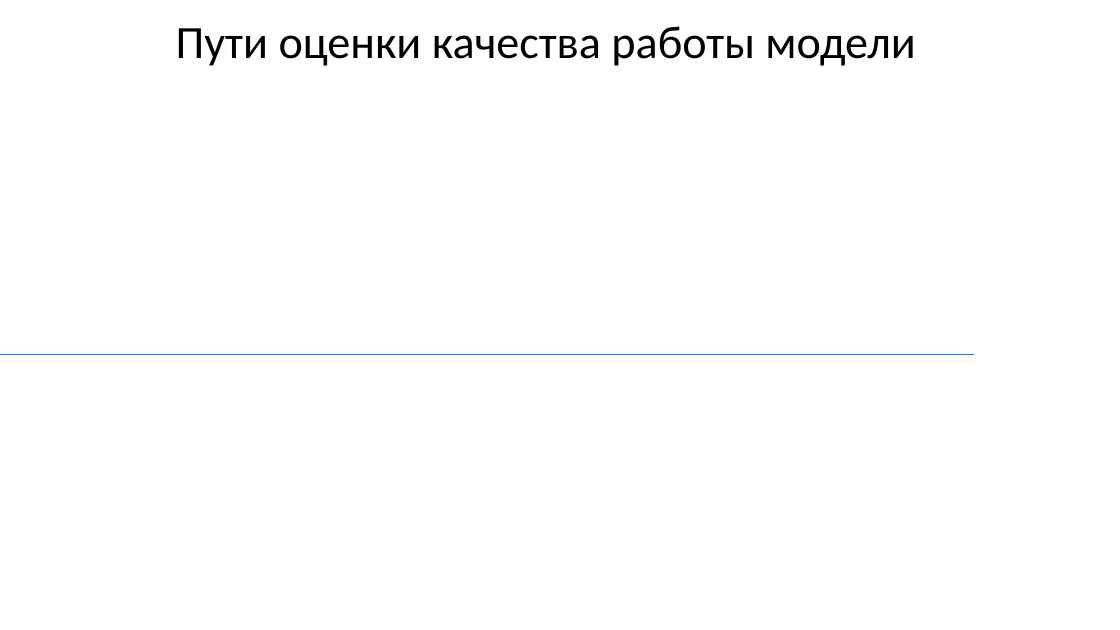
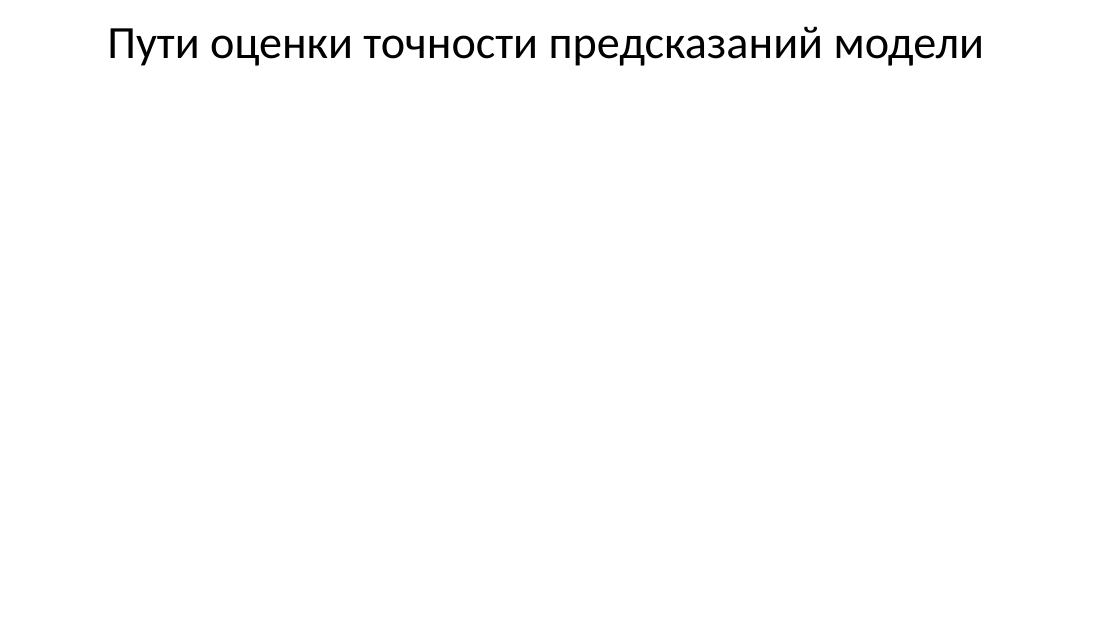
Before and after one commit to MVRonkin/TimeSeriesCourse, a slide deck: slide 4 of 2025/04-2 Оценка качества предсказаний ВР.pptx (slide 2 before the commit). Drawn at 1120x630 pixels with LibreOffice and Linux fonts; fonts in the diff are those of the drawing; grey boxes stand for pictures. Boxes give left, top, right and bottom in pixels: in the first picture for what was removed or moved away, otherwise in the second. Text is boxed around its words. In the diff, an @@ line names an element or a change of style, - is before the commit and + after.

```diff
--- a/2025/04-2 Оценка качества предсказаний ВР.pptx
+++ b/2025/04-2 Оценка качества предсказаний ВР.pptx
@@ title at <box>107,26,984,66</box>: text changed @@
-Пути оценки качества работы модели
+Пути оценки точности предсказаний модели
@@ line removed from (0, 355) to (974, 355) @@
```
Also in this commit, not shown: 7 other slides changed, 12 slides added, 1 other file.
